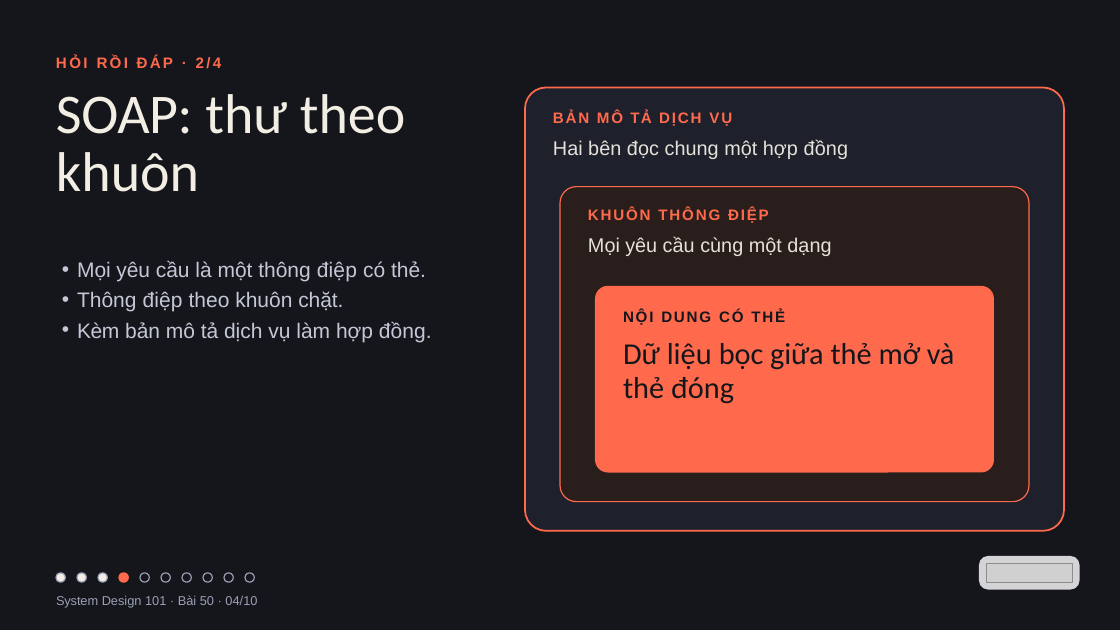
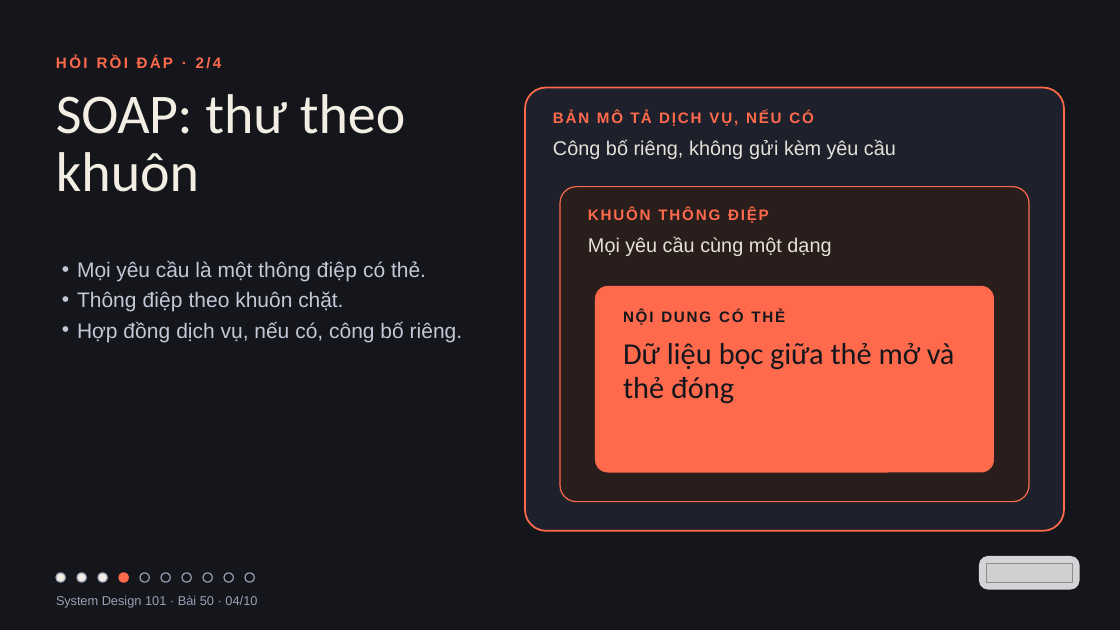
Before and after one commit to vohoailinh90/tool-marketing-studio, a slide deck: slide 4 of system-design-101/vi/lessons/sd-01-050/slides/sd-01-050.pptx. Drawn at 1120x630 pixels with LibreOffice and Linux fonts; fonts in the diff are those of the drawing; grey boxes stand for pictures. Boxes give left, top, right and bottom in pixels: in the first picture for what was removed or moved away, otherwise in the second. Text is boxed around its words. In the diff, an @@ line names an element or a change of style, - is before the commit and + after.

```diff
--- a/system-design-101/vi/lessons/sd-01-050/slides/sd-01-050.pptx
+++ b/system-design-101/vi/lessons/sd-01-050/slides/sd-01-050.pptx
@@ text at (553,139,896,159): text changed @@
-Hai bên đọc chung một hợp đồng
+Công bố riêng, không gửi kèm yêu cầu
@@ text at (77,322,463,342): text changed @@
-• Kèm bản mô tả dịch vụ làm hợp đồng.
+• Hợp đồng dịch vụ, nếu có, công bố riêng.
```
Also in this commit, not shown: 1 other file.
